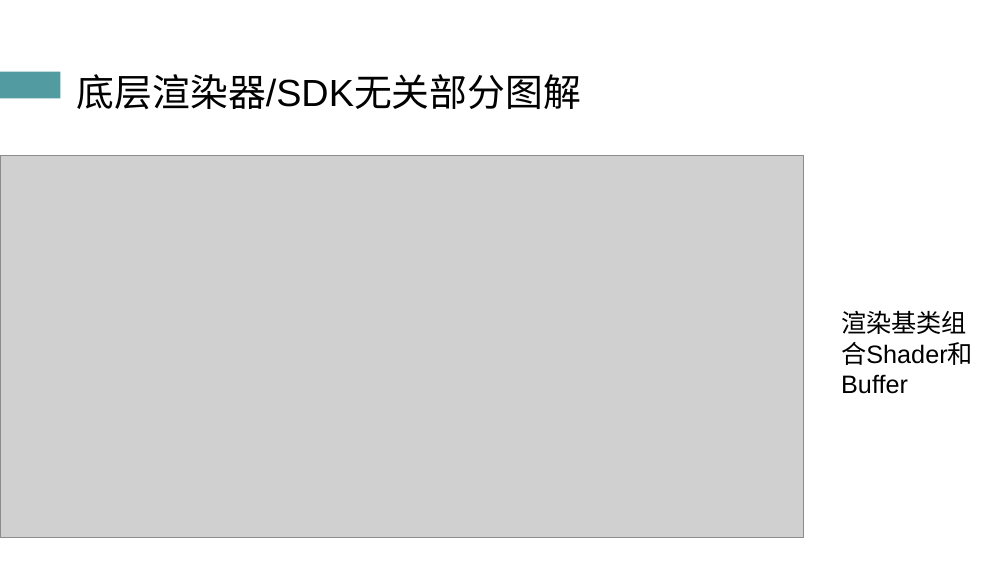
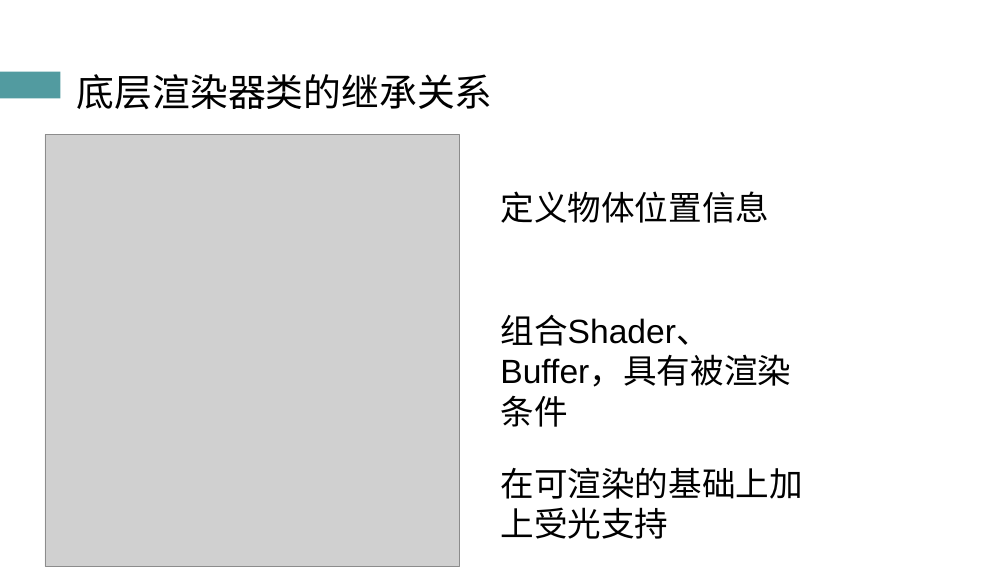
Before and after one commit to atom-chen/Main, a slide deck: slide 23 of OpenGL/答辩PPT.pptx. Drawn at 1008x567 pixels with LibreOffice and Linux fonts; fonts in the diff are those of the drawing; grey boxes stand for pictures. Boxes give left, top, right and bottom in pixels: in the first picture for what was removed or moved away, otherwise in the second. Text is boxed around its words. In the diff, an @@ line names an element or a change of style, - is before the commit and + after.

```diff
--- a/OpenGL/答辩PPT.pptx
+++ b/OpenGL/答辩PPT.pptx
@@ title at (77,74,493,109): text changed @@
-底层渲染器/SDK无关部分图解
+底层渲染器类的继承关系
@@ picture added at (45,135,459,566) @@
@@ picture removed at (0,156,804,538) @@
@@ text added at (500,191,769,223), 32 pt, text #000000 @@
+定义物体位置信息
@@ text added at (500,315,791,427), 32 pt, text #000000 @@
+组合Shader、Buffer，具有被渲染条件
@@ text removed at (841,310,973,365) @@
-渲染基类组合Shader和Buffer
@@ text added at (500,467,802,539), 32 pt, text #000000 @@
+在可渲染的基础上加上受光支持
```
Also in this commit, not shown: 1 other slide changed, 4 other files.
